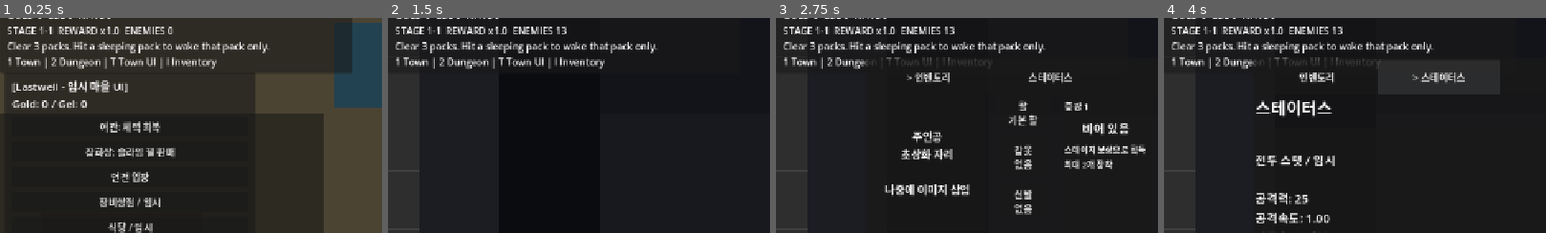
Above: before the commit, frames 1-4 (left to right).
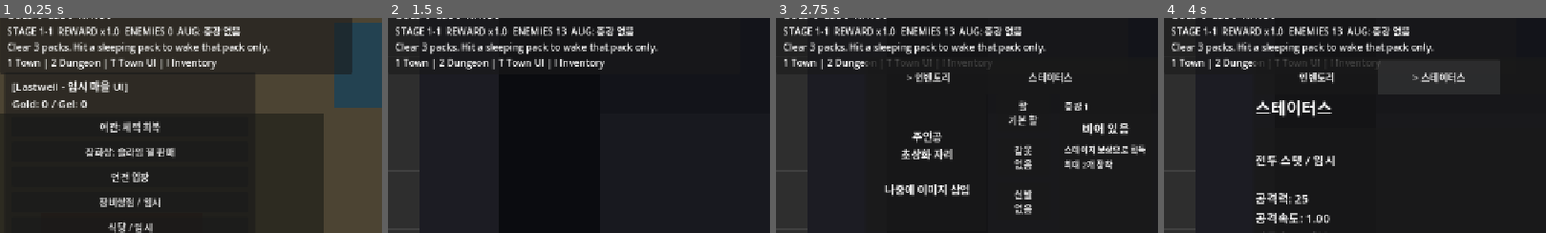
Above: after the commit, the same moments.

Repository: danyoon0760/last-archer
Game: Godot game, scene res://scenes/Main.tscn
Same seed, same stepped clock (60 frames per second), same inputs: the game is played once before the commit and once after it.
Inputs:
- Up to frame 1 (0.25 s): no input
- Up to frame 2 (1.5 s): click "마을" at 0.5 s; click "던전" at 1.25 s
- Up to frame 3 (2.75 s): click "메뉴 / 인벤토리" at 2 s
- Up to frame 4 (4 s): click "> 인벤토리" at 2.75 s; click "스테이터스" at 3.5 s
The pictures show only the part of the screen within x 1-51%, y 9-59%; the shares and areas given below are measured in that part.

The runs differ from the first frame. In frame 1, 3.3% of the frame differs, in the area x 2-71%, y 3-24%; in frame 2, 3.4%; in frame 3, 2.9%; in frame 4, 2.9%.
Error after the commit: Invalid call. Nonexistent 'int' constructor. (res://scripts/augment_manager.gd:181)

Commit message:
Wire augment manager and augment overlay into main scene

Diff:
--- a/scenes/Main.tscn
+++ b/scenes/Main.tscn
@@ -14,6 +14,8 @@
 [ext_resource type="Script" path="res://scripts/stage_run_manager.gd" id="13_stage_run_script"]
 [ext_resource type="Script" path="res://scripts/inventory_overlay.gd" id="14_inventory_overlay_script"]
 [ext_resource type="Script" path="res://scripts/death_overlay.gd" id="15_death_overlay_script"]
+[ext_resource type="Script" path="res://scripts/augment_manager.gd" id="16_augment_manager_script"]
+[ext_resource type="Script" path="res://scripts/augment_overlay.gd" id="17_augment_overlay_script"]
 
 [node name="Main" type="Node2D"]
 script = ExtResource("1_main_script")
@@ -25,6 +27,9 @@
 
 [node name="GameManager" type="Node" parent="."]
 script = ExtResource("4_game_manager_script")
+
+[node name="AugmentManager" type="Node" parent="."]
+script = ExtResource("16_augment_manager_script")
 
 [node name="Player" parent="." instance=ExtResource("3_player_scene")]
 position = Vector2(640, 360)
@@ -50,3 +55,6 @@
 
 [node name="DeathOverlay" type="CanvasLayer" parent="."]
 script = ExtResource("15_death_overlay_script")
+
+[node name="AugmentOverlay" type="CanvasLayer" parent="."]
+script = ExtResource("17_augment_overlay_script")
Not shown: 1 places in scenes/Main.tscn that only renumber resources
